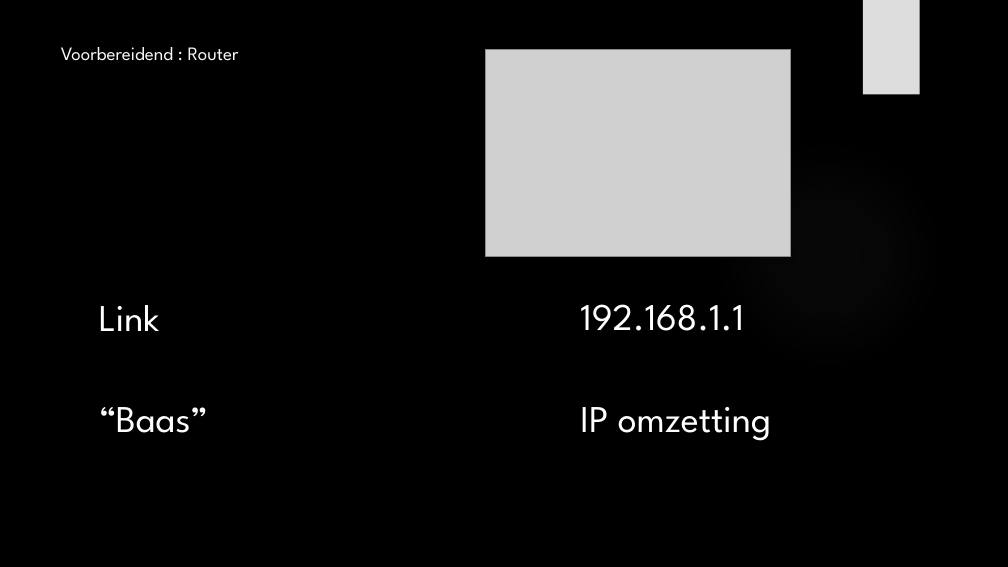
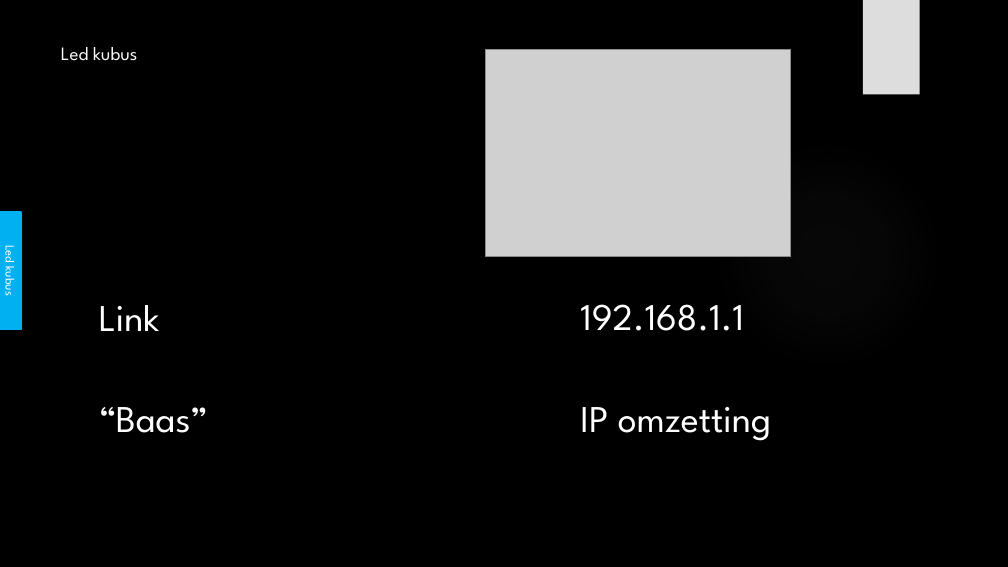
Before and after one commit to its-3ncrypt/Led_Cube_arduino, a slide deck: slide 7 of _Administratie/Presentatie GIP.pptx (slide 6 before the commit). Drawn at 1008x567 pixels with LibreOffice and Linux fonts; fonts in the diff are those of the drawing; grey boxes stand for pictures; background and template pictures are left out. Boxes give left, top, right and bottom in pixels: in the first picture for what was removed or moved away, otherwise in the second. Text is boxed around its words. In the diff, an @@ line names an element or a change of style, - is before the commit and + after.

```diff
--- a/_Administratie/Presentatie GIP.pptx
+++ b/_Administratie/Presentatie GIP.pptx
@@ title at [61,47,137,61]: text changed @@
-Voorbereidend : Router
+Led kubus
@@ rectangle added at [0,212,21,330], fill #00B0F0, outline #00B0F0 1.5 pt, 12 pt, text #FFFFFF @@
+Led kubus
```
Also in this commit, not shown: 4 other slides changed, 2 slides added, 1 slide removed.
